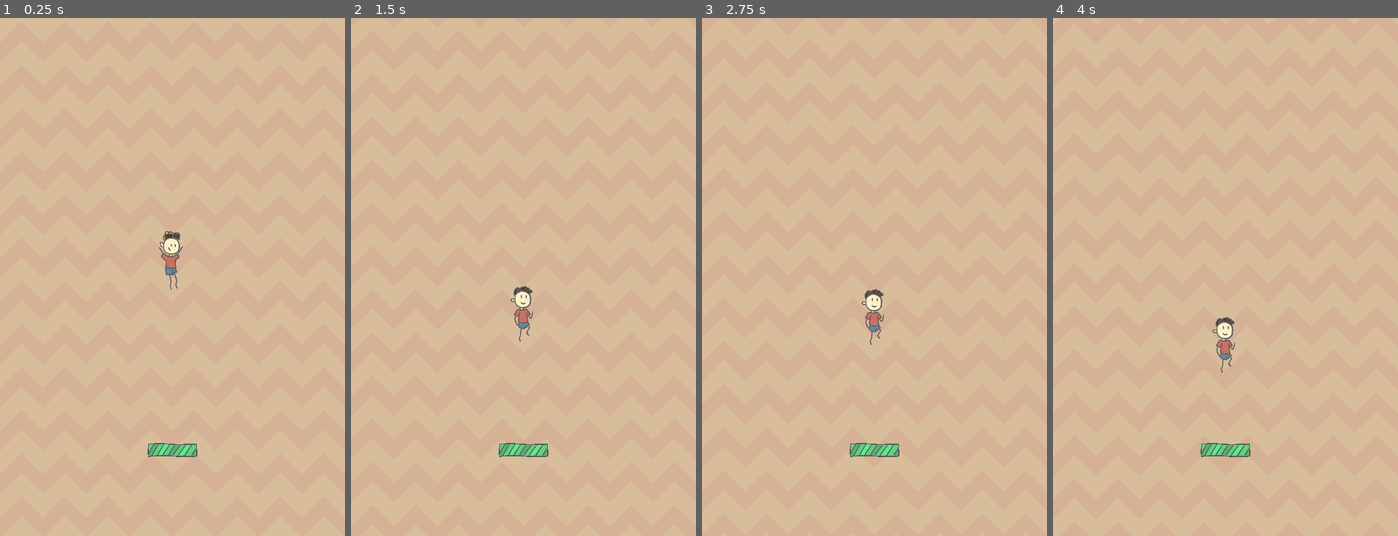
Above: before the commit, frames 1-4 (left to right).
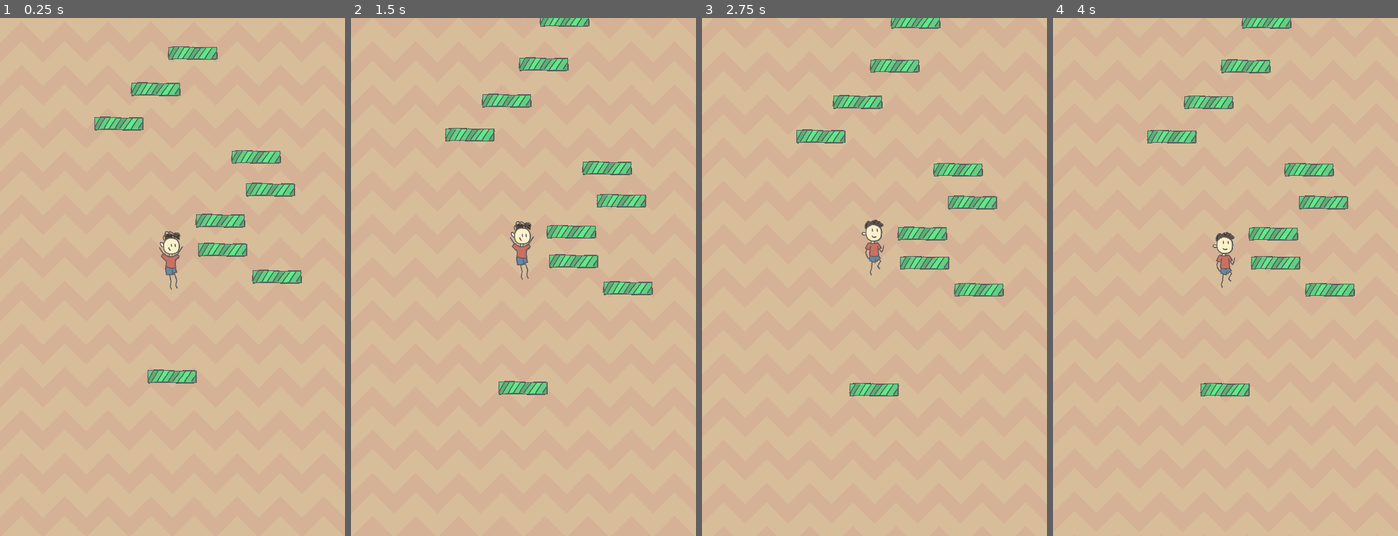
Above: after the commit, the same moments.

Repository: 5u4/noah-the-lifesaver-doodle-jump
Game: Godot game, scene res://Scenes/World.tscn
The game is run twice, just before and just after one commit, with the same random seed, the same clock (stepped at 60 frames per second) and the same inputs.
Inputs:
- Up to frame 1 (0.25 s): no input
- Up to frame 2 (1.5 s): no input
- Up to frame 3 (2.75 s): no input
- Up to frame 4 (4 s): no input

The runs differ from the first frame. In frame 1, 3.6% of the frame differs, in the area x 27-88%, y 5-85%; in frame 2, 4.6%; in frame 3, 4.6%, in the area x 27-88%, y 0-85%; in frame 4, 4.6%.

Commit message:
Generate random paddle

Diff:
--- a/Instances/Background.tscn
+++ b/Instances/Background.tscn
@@ -35,4 +35,4 @@
 [node name="Sprite" type="Sprite" parent="ParallaxLayer"]
 texture = SubResource( 3 )
 region_enabled = true
-region_rect = Rect2( 0, 0, 512, 768 )
+region_rect = Rect2( 0, 0, 512, 1536 )
--- a/Instances/Paddle.tscn
+++ b/Instances/Paddle.tscn
@@ -3,7 +3,7 @@
 [ext_resource path="res://Assets/Paddle/Paddle.png" type="Texture" id=1]
 
 [sub_resource type="RectangleShape2D" id=1]
-extents = Vector2( 74, 20 )
+extents = Vector2( 74, 3.84174 )
 
 [node name="Paddle" type="StaticBody2D" groups=[
 "Paddles",
@@ -14,4 +14,5 @@
 texture = ExtResource( 1 )
 
 [node name="CollisionShape2D" type="CollisionShape2D" parent="."]
+position = Vector2( 0, -8 )
 shape = SubResource( 1 )
--- a/Instances/Player.tscn
+++ b/Instances/Player.tscn
@@ -66,7 +66,7 @@
 scale = Vector2( 0.5, 0.5 )
 frames = SubResource( 1 )
 animation = "idle"
-frame = 1
+frame = 2
 playing = true
 
 [node name="Area2D" type="Area2D" parent="."]
--- a/Scenes/World.tscn
+++ b/Scenes/World.tscn
@@ -1,18 +1,72 @@
-[gd_scene load_steps=4 format=2]
+[gd_scene load_steps=6 format=2]
 
 [ext_resource path="res://Instances/Player.tscn" type="PackedScene" id=1]
 [ext_resource path="res://Instances/Background.tscn" type="PackedScene" id=2]
 [ext_resource path="res://Instances/Paddle.tscn" type="PackedScene" id=3]
+
+[sub_resource type="GDScript" id=1]
+script/source = "extends Camera2D
+
+export(NodePath) var player_path
+
+var player: RigidBody2D
+
+
+func _ready():
+	player = get_node(player_path)
+
+
+func _process(delta):
+	var player_y = player.position.y
+	if player_y < get_camera_position().y:
+		self.position = Vector2(0, player_y)
+"
+
+[sub_resource type="GDScript" id=2]
+script/source = "extends Node2D
+
+
+export var GOAL = 3000
+export var MIN_PADDLE_DISTANCE = 40
+export var MAX_PADDLE_DISTANCE = 120
+export var DIFFICULTY_INCREASE_LEVEL = 2
+export var DIFFICULTY_MULTIPLIER = 2
+
+
+var paddle_instance = preload(\"res://Instances/Paddle.tscn\")
+
+
+func _ready():
+	var width = get_viewport().get_visible_rect().size.x
+	randomize()
+
+	var y = 0
+	var difficulty = 0
+	while y < GOAL:
+		var paddle = paddle_instance.instance()
+		paddle.position = Vector2(rand_range(-width / 3, width / 3), -y);
+		var min_range = min(MIN_PADDLE_DISTANCE + difficulty, MAX_PADDLE_DISTANCE)
+		var max_range = min(MIN_PADDLE_DISTANCE + difficulty * DIFFICULTY_MULTIPLIER, MAX_PADDLE_DISTANCE)
+		y += rand_range(MIN_PADDLE_DISTANCE + difficulty, max_range)
+		difficulty += DIFFICULTY_INCREASE_LEVEL
+		add_child(paddle)
+"
 
 [node name="World" type="Node2D"]
 
 [node name="ParallaxBackground" parent="." instance=ExtResource( 2 )]
 
 [node name="Player" parent="." instance=ExtResource( 1 )]
+z_index = 1
 gravity_scale = 7.0
+
+[node name="Paddle" parent="." instance=ExtResource( 3 )]
+position = Vector2( 0, 148 )
 
 [node name="Camera2D" type="Camera2D" parent="."]
 current = true
+script = SubResource( 1 )
+player_path = NodePath("../Player")
 
-[node name="Paddle" parent="." instance=ExtResource( 3 )]
-position = Vector2( 0.447632, 256.532 )
+[node name="PaddleGenerator" type="Node2D" parent="."]
+script = SubResource( 2 )
